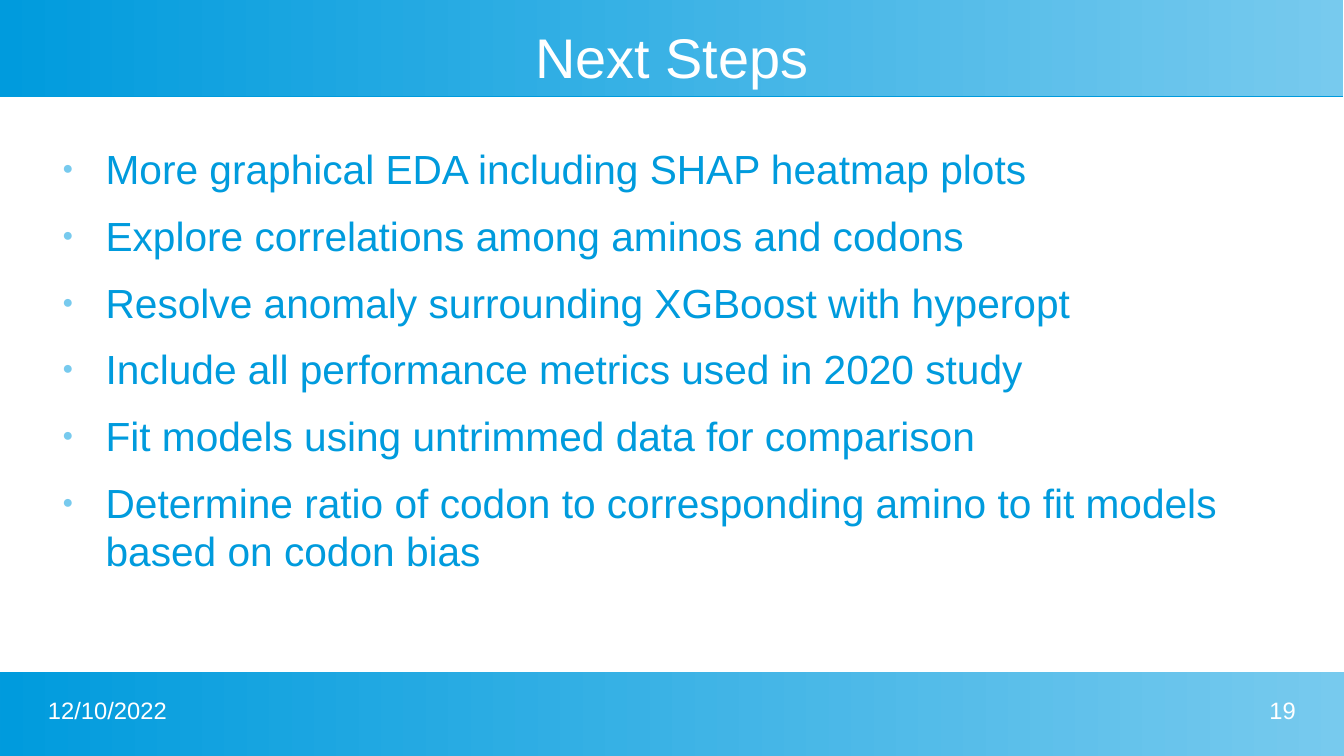
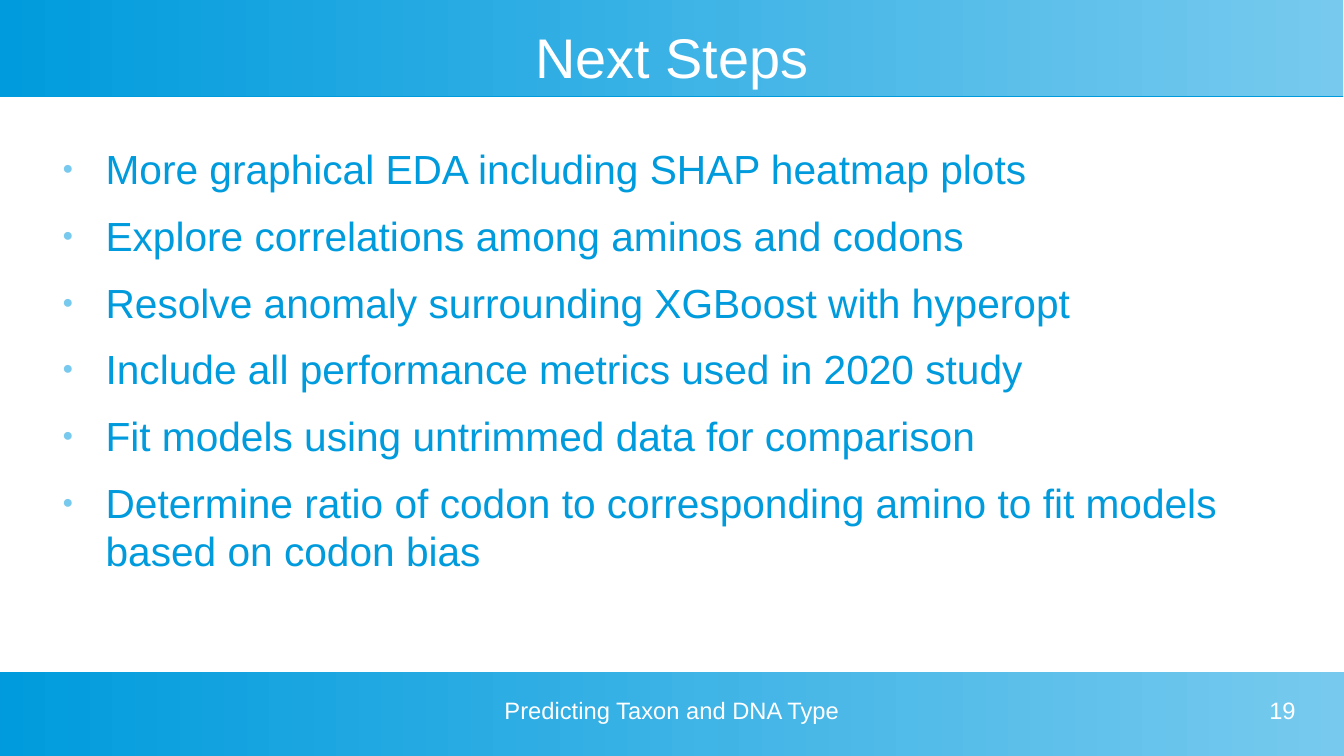
Before and after one commit to skizlik/capstone-2-dna-taxon-prediction, a slide deck: slide 19 of capstone 2 presentation.pptx. Drawn at 1344x756 pixels with LibreOffice and Linux fonts; fonts in the diff are those of the drawing. Boxes give left, top, right and bottom in pixels: in the first picture for what was removed or moved away, otherwise in the second. Text is boxed around its words. In the diff, an @@ line names an element or a change of style, - is before the commit and + after.

```diff
--- a/capstone 2 presentation.pptx
+++ b/capstone 2 presentation.pptx
@@ text removed at box(48, 701, 167, 720) @@
-12/10/2022
@@ text added at box(504, 702, 838, 724), 14 pt, text #FFFFFF @@
+Predicting Taxon and DNA Type
```
Also in this commit, not shown: 17 other slides changed.
